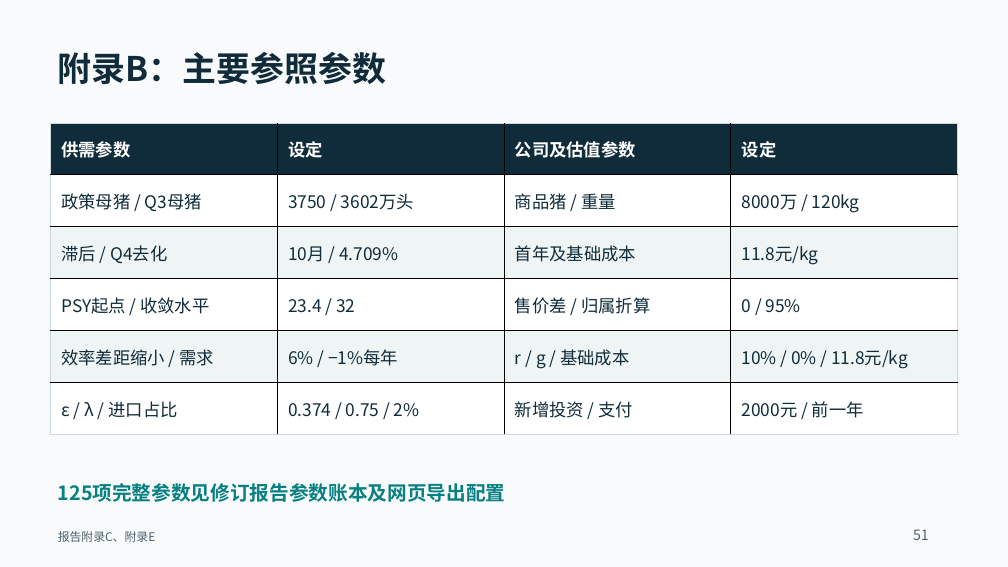
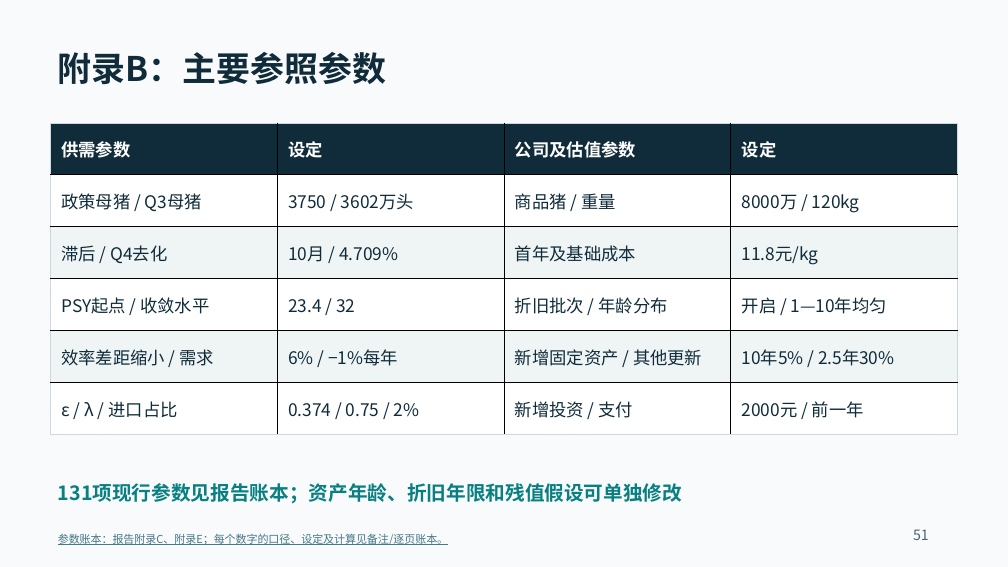
Before and after one commit to d202480025-code/muyuan-valuation-research, a slide deck: slide 51 of docs/downloads/lecture.pptx. Drawn at 1008x567 pixels with LibreOffice and Linux fonts; fonts in the diff are those of the drawing. Boxes give left, top, right and bottom in pixels: in the first picture for what was removed or moved away, otherwise in the second. Text is boxed around its words. In the diff, an @@ line names an element or a change of style, - is before the commit and + after.

```diff
--- a/docs/downloads/lecture.pptx
+++ b/docs/downloads/lecture.pptx
@@ table at bbox=[51, 123, 958, 434] @@
-row 4, column 3: 售价差 / 归属折算
+row 4, column 3: 折旧批次 / 年龄分布
-row 4, column 4: 0 / 95%
+row 4, column 4: 开启 / 1—10年均匀
-row 5, column 3: r / g / 基础成本
+row 5, column 3: 新增固定资产 / 其他更新
-row 5, column 4: 10% / 0% / 11.8元/kg
+row 5, column 4: 10年5% / 2.5年30%
@@ text at bbox=[58, 483, 682, 504]: text changed @@
-125项完整参数见修订报告参数账本及网页导出配置
+131项现行参数见报告账本；资产年龄、折旧年限和残值假设可单独修改
@@ text at bbox=[58, 534, 448, 545]: text changed; size 11.2 to 10.5 pt; text colour #4A6271 to #467886 @@
-报告附录C、附录E
+参数账本：报告附录C、附录E；每个数字的口径、设定及计算见备注/逐页账本。
```
Also in this commit, not shown: 40 other slides changed, 16 slides added, 14 slides removed, 54 other files.
